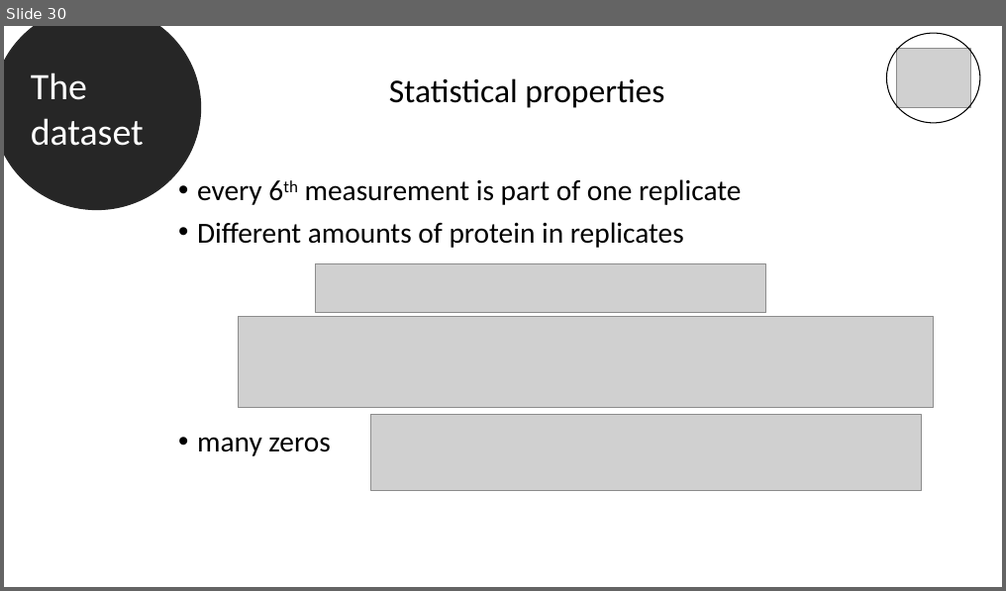
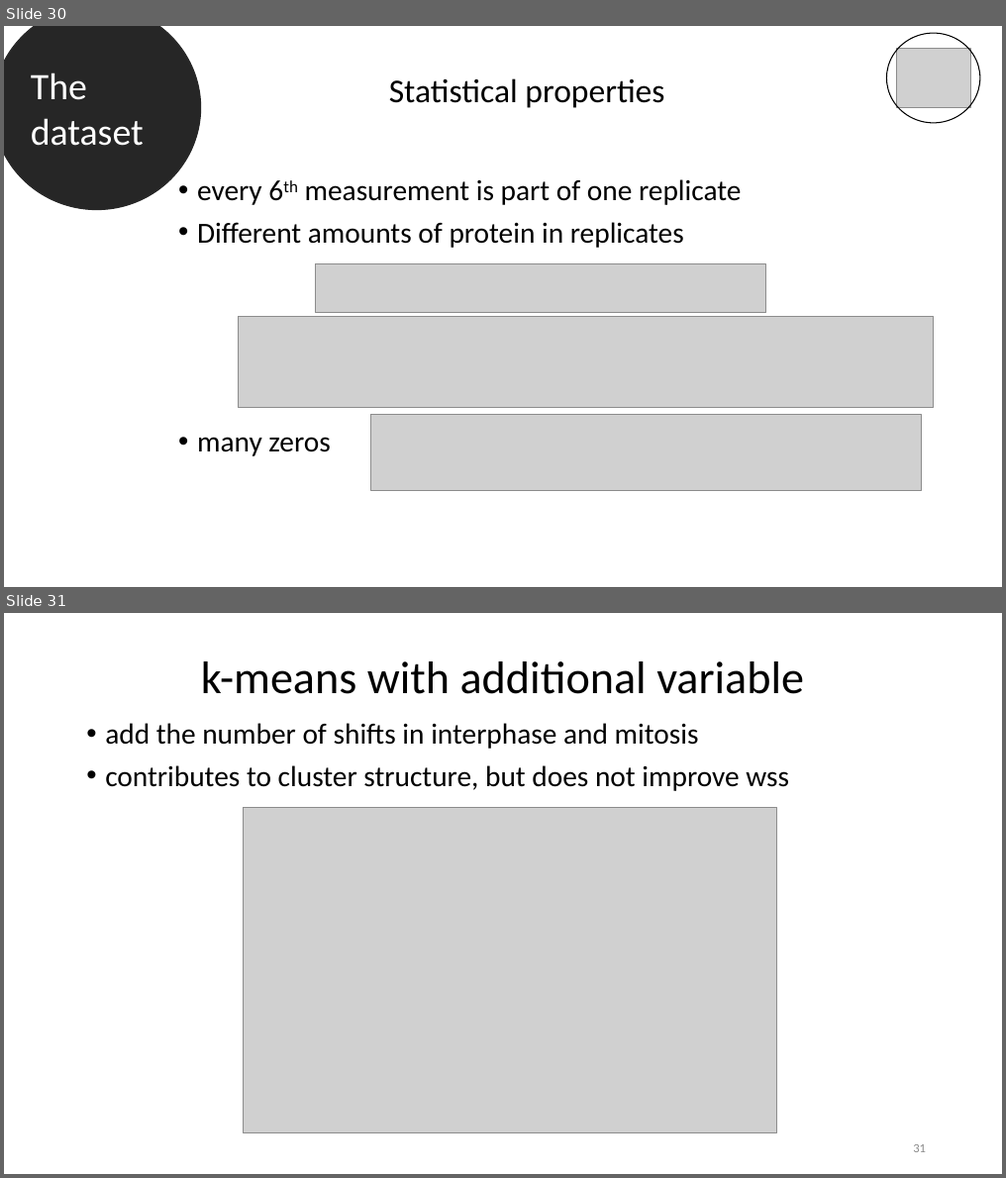
Before and after one commit to datascience-mobi-2022/2022-topic-03-team-05, a slide deck: Final presentation outline & temporary draft.pptx. Shown one above the other, each under a label of ours: slide 30 before the commit, slides 30 and 31 after it. The pictures are 1006x591 and 1006x1178 pixels, drawn with LibreOffice and Linux fonts; fonts in the diff are those of the drawing; grey boxes stand for pictures. Boxes give left, top, right and bottom in pixels: in the first picture for what was removed or moved away, otherwise in the second. Text is boxed around its words. In the diff, an @@ line names an element or a change of style, - is before the commit and + after.

```diff
--- a/Final presentation outline & temporary draft.pptx
+++ b/Final presentation outline & temporary draft.pptx
@@ slide 31 added at (4, 613, 1002, 1174), background #FFFFFF @@
@@ title added at (201, 662, 804, 694), 44 pt, text #000000 @@
+k-means with additional variable
@@ text added at (105, 723, 789, 791), 28 pt, text #000000 @@
+• add the number of shifts in interphase and mitosis
+• contributes to cluster structure, but does not improve wss
@@ picture added at (243, 808, 776, 1134) @@
@@ page number added at (913, 1145, 926, 1153), 12 pt, text #8C8C8C @@
+31
```
Also in this commit, not shown: 2 other slides added.
